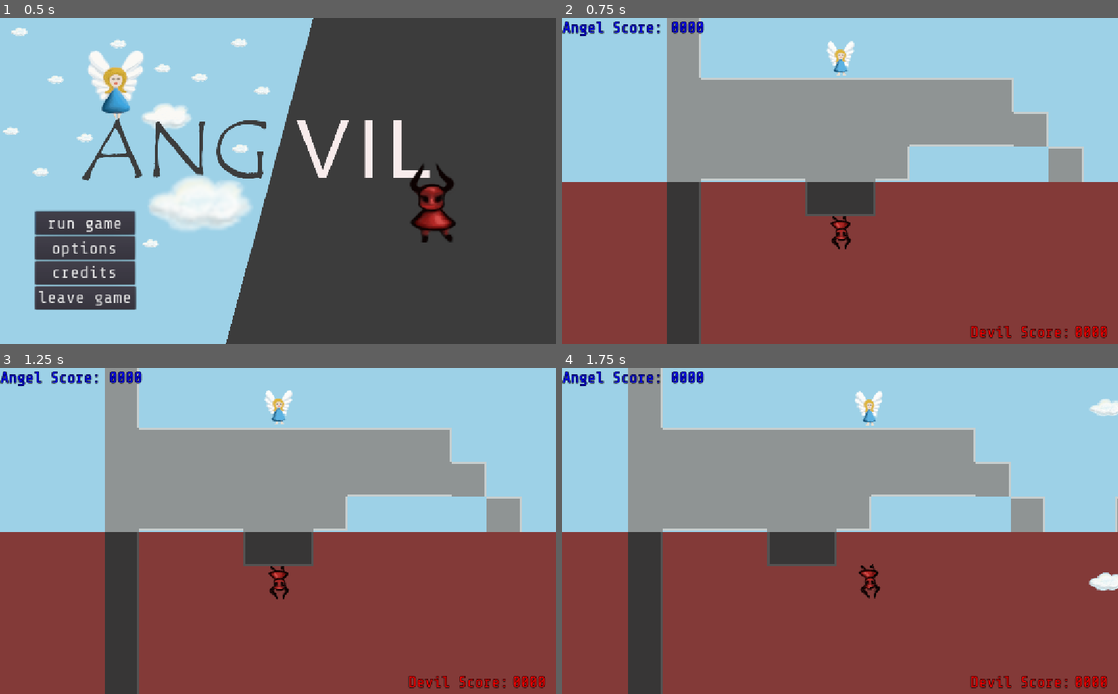
Above: before the commit, frames 1-4 (two rows, left to right).
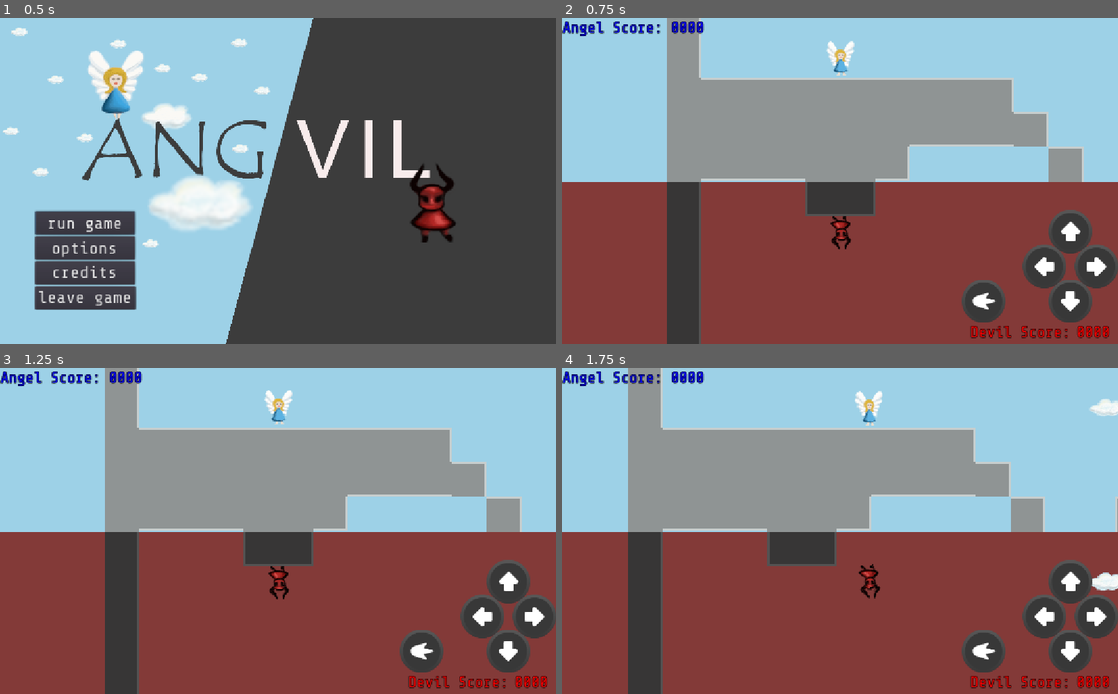
Above: after the commit, the same moments.

Repository: ang-vil/angvil
Game: Godot game, scene res://scenes/menu.tscn
Same seed, same stepped clock (60 frames per second), same inputs: the game is played once before the commit and once after it.
Inputs:
- Up to frame 1 (0.5 s): no input
- Up to frame 2 (0.75 s): click "run game" at 0.5 s
- Up to frame 3 (1.25 s): no input
- Up to frame 4 (1.75 s): tap Enter (ui_accept) at 1.25, 1.52 s; hold Right (key_right) from 1.28 s (still down); tap Space (shoot) at 1.35 s

Frame 1 is identical in both runs. In frame 2, 4.4% of the frame differs, in the area x 71-100%, y 58-99%; in frame 3, 4.4%; in frame 4, 4.4%.

Commit message:
fix score and touchscreen controls not beeing on right bottom

Diff:
--- a/scenes/hud.tscn
+++ b/scenes/hud.tscn
@@ -20,25 +20,38 @@
 [node name="hud" type="CanvasLayer"]
 script = ExtResource( 7 )
 
-[node name="Control" type="Control" parent="."]
+[node name="DevilScoreLabel" type="RichTextLabel" parent="."]
+modulate = Color( 1, 0, 0, 1 )
+anchor_left = 1.0
+anchor_top = 1.0
 anchor_right = 1.0
 anchor_bottom = 1.0
+margin_left = -272.0
+margin_top = -40.0
+margin_right = -50.0
+rect_pivot_offset = Vector2( 312, 280 )
+theme = SubResource( 6 )
+text = "Devil Score: "
 __meta__ = {
 "_edit_use_anchors_": false
 }
 
-[node name="AngelScore" type="RichTextLabel" parent="Control"]
-modulate = Color( 0, 0.00392157, 1, 1 )
-margin_right = 208.0
-margin_bottom = 40.0
-rect_pivot_offset = Vector2( -552, 64 )
+[node name="DevilScore" type="RichTextLabel" parent="."]
+modulate = Color( 1, 0, 0, 1 )
+anchor_left = 1.0
+anchor_top = 1.0
+anchor_right = 1.0
+anchor_bottom = 1.0
+margin_left = -76.0
+margin_top = -40.0
+rect_pivot_offset = Vector2( 112, 280 )
 theme = SubResource( 6 )
-text = "Angel Score:"
+text = "0000"
 __meta__ = {
 "_edit_use_anchors_": false
 }
 
-[node name="AngelScoreLabel" type="RichTextLabel" parent="Control"]
+[node name="AngelScore" type="RichTextLabel" parent="."]
 modulate = Color( 0, 0.00392157, 1, 1 )
 margin_left = 200.0
 margin_right = 272.0
@@ -50,64 +63,51 @@
 "_edit_use_anchors_": false
 }
 
-[node name="DevilScore" type="RichTextLabel" parent="Control"]
-modulate = Color( 1, 0, 0, 1 )
-margin_left = 752.0
-margin_top = 560.0
-margin_right = 976.0
-margin_bottom = 600.0
-rect_pivot_offset = Vector2( 312, 280 )
+[node name="AngelScoreLabel" type="RichTextLabel" parent="."]
+modulate = Color( 0, 0.00392157, 1, 1 )
+margin_right = 192.0
+margin_bottom = 40.0
+rect_pivot_offset = Vector2( -552, 64 )
 theme = SubResource( 6 )
-text = "Devil Score: "
+text = "Angel Score:"
 __meta__ = {
 "_edit_use_anchors_": false
 }
 
-[node name="DevilScoreLabel" type="RichTextLabel" parent="Control"]
-modulate = Color( 1, 0, 0, 1 )
-margin_left = 944.0
-margin_top = 560.0
-margin_right = 1024.0
-margin_bottom = 600.0
-rect_pivot_offset = Vector2( 112, 280 )
-theme = SubResource( 6 )
-text = "0000"
+[node name="touchButtons" type="Control" parent="."]
+anchor_left = 1.0
+anchor_top = 1.0
+anchor_right = 1.0
+anchor_bottom = 1.0
+margin_left = -304.0
+margin_top = -232.0
+margin_bottom = -56.0
 __meta__ = {
 "_edit_use_anchors_": false
 }
 
-[node name="touchButtons" type="Control" parent="Control"]
-visible = false
-margin_left = 720.0
-margin_top = 360.0
-margin_right = 1024.0
-margin_bottom = 536.0
-__meta__ = {
-"_edit_use_anchors_": false
-}
-
-[node name="buttonFire" type="TouchScreenButton" parent="Control/touchButtons"]
+[node name="buttonFire" type="TouchScreenButton" parent="touchButtons"]
 position = Vector2( 16, 112 )
 normal = ExtResource( 3 )
 action = "shoot"
 
-[node name="buttonDown" type="TouchScreenButton" parent="Control/touchButtons"]
+[node name="buttonDown" type="TouchScreenButton" parent="touchButtons"]
 position = Vector2( 176, 112 )
 normal = ExtResource( 5 )
 action = "key_down"
 
-[node name="buttonUp" type="TouchScreenButton" parent="Control/touchButtons"]
+[node name="buttonUp" type="TouchScreenButton" parent="touchButtons"]
 position = Vector2( 176, -16 )
 normal = ExtResource( 2 )
 action = "key_up"
 
-[node name="buttonLeft" type="TouchScreenButton" parent="Control/touchButtons"]
+[node name="buttonLeft" type="TouchScreenButton" parent="touchButtons"]
 position = Vector2( 128, 48 )
 normal = ExtResource( 6 )
 passby_press = true
 action = "key_left"
 
-[node name="buttonRight" type="TouchScreenButton" parent="Control/touchButtons"]
+[node name="buttonRight" type="TouchScreenButton" parent="touchButtons"]
 position = Vector2( 224, 48 )
 normal = ExtResource( 4 )
 action = "key_right"
--- a/scripts/hud.gd
+++ b/scripts/hud.gd
@@ -1,11 +1,6 @@
 extends CanvasLayer
 
-func _on_viewport_size_changed():
-	$Control.set_h_size_flags(Control.SIZE_EXPAND_FILL)
-	$Control.set_anchors_preset(Control.PRESET_WIDE)
-	$Control.set_anchors_and_margins_preset(Control.PRESET_TOP_WIDE)
-
 func _ready():
-	$Control.set_h_size_flags(Control.SIZE_EXPAND_FILL)
-	$Control.set_anchors_preset(Control.PRESET_WIDE)
-	$Control.set_anchors_and_margins_preset(Control.PRESET_TOP_WIDE)
+	if OS.has_touchscreen_ui_hint():
+		OS.hide_virtual_keyboard()
+		$touchButtons.visible = true
